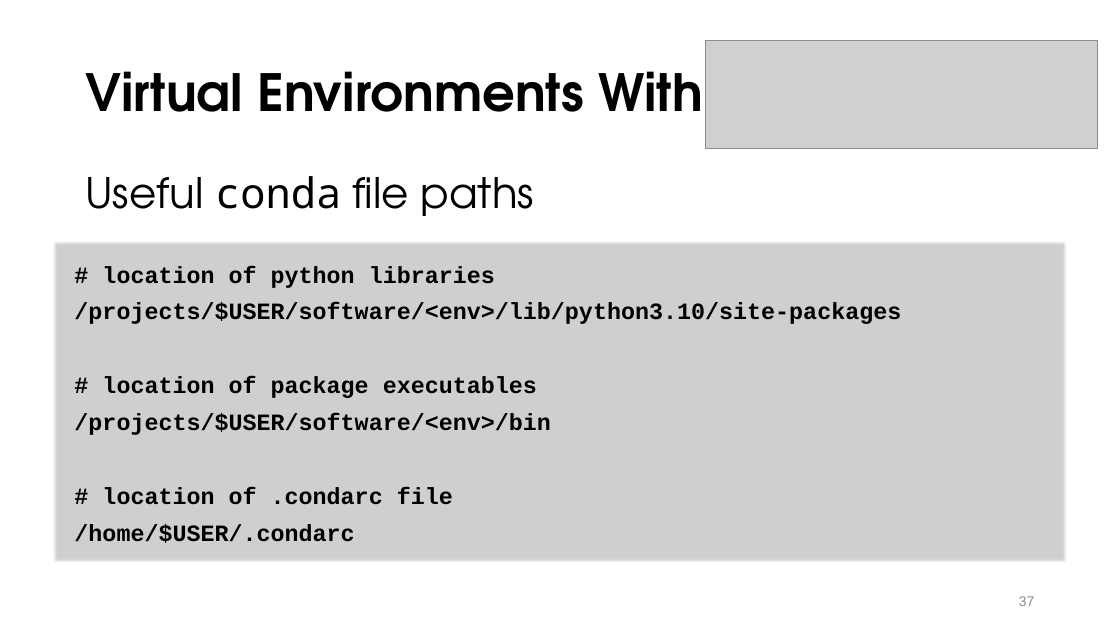
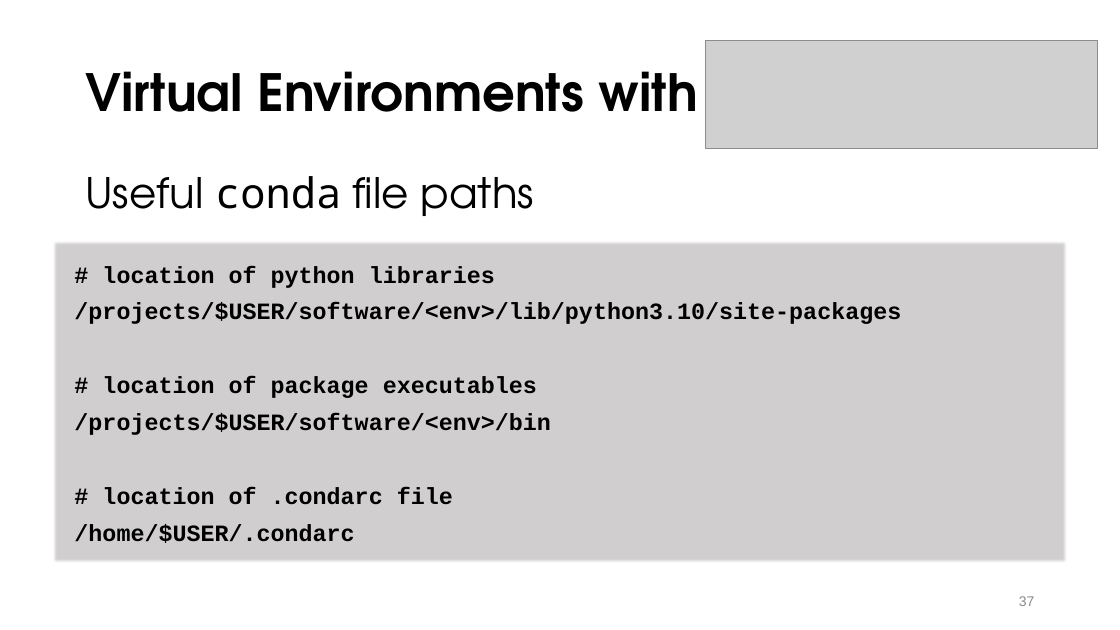
Before and after one commit to mohalkh5/hpc_fundamentals_micro_credential, a slide deck: slide 37 of installing_software/installing_software.pptx. Drawn at 1120x630 pixels with LibreOffice and Linux fonts; fonts in the diff are those of the drawing; grey boxes stand for pictures; background and template pictures are left out. Boxes give left, top, right and bottom in pixels: in the first picture for what was removed or moved away, otherwise in the second. Text is boxed around its words. In the diff, an @@ line names an element or a change of style, - is before the commit and + after.

```diff
--- a/installing_software/installing_software.pptx
+++ b/installing_software/installing_software.pptx
@@ title at (85, 71, 698, 112): text changed @@
-Virtual Environments With Anaconda
+Virtual Environments with
```
Also in this commit, not shown: 8 other slides changed, 1 other file.
